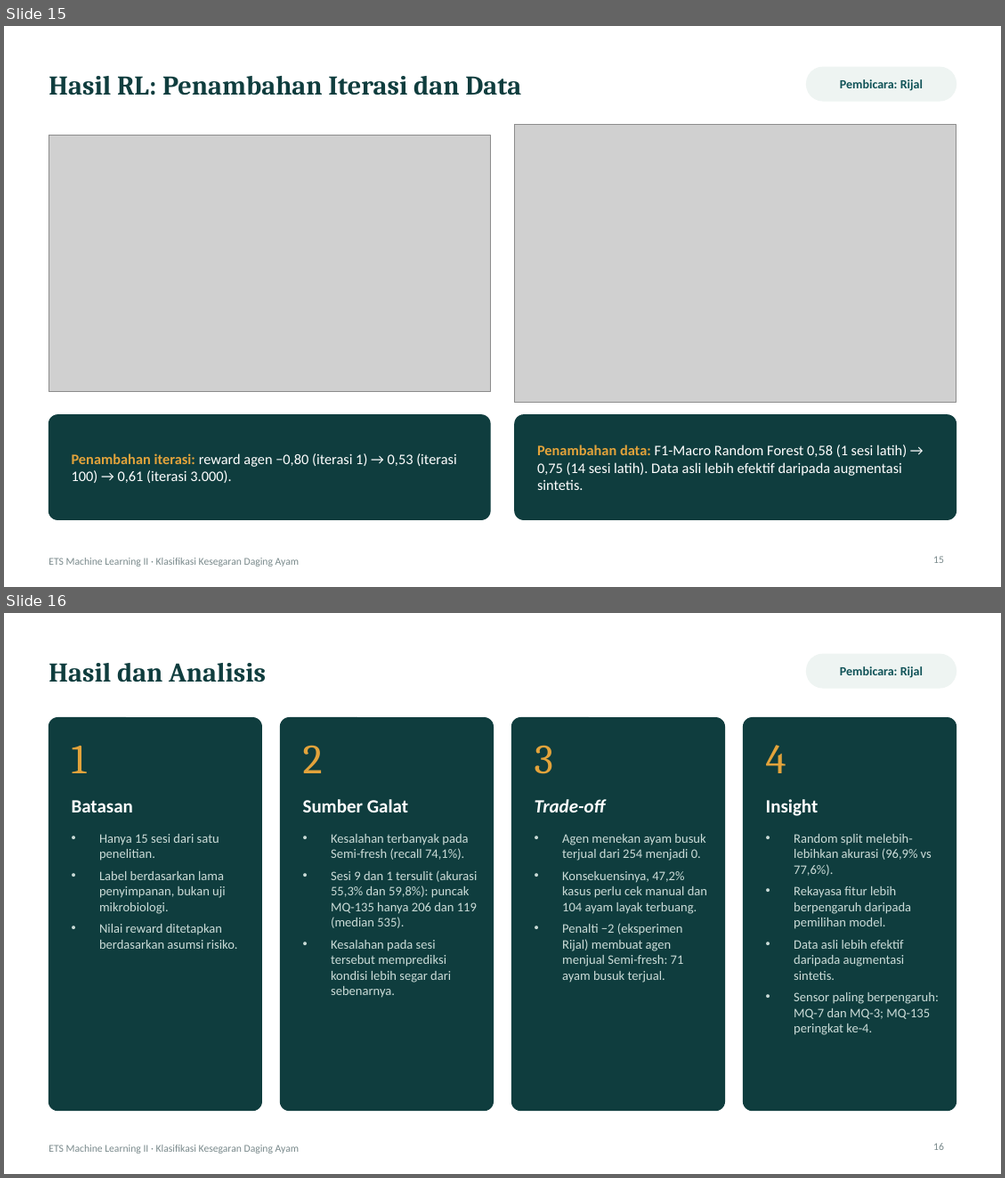
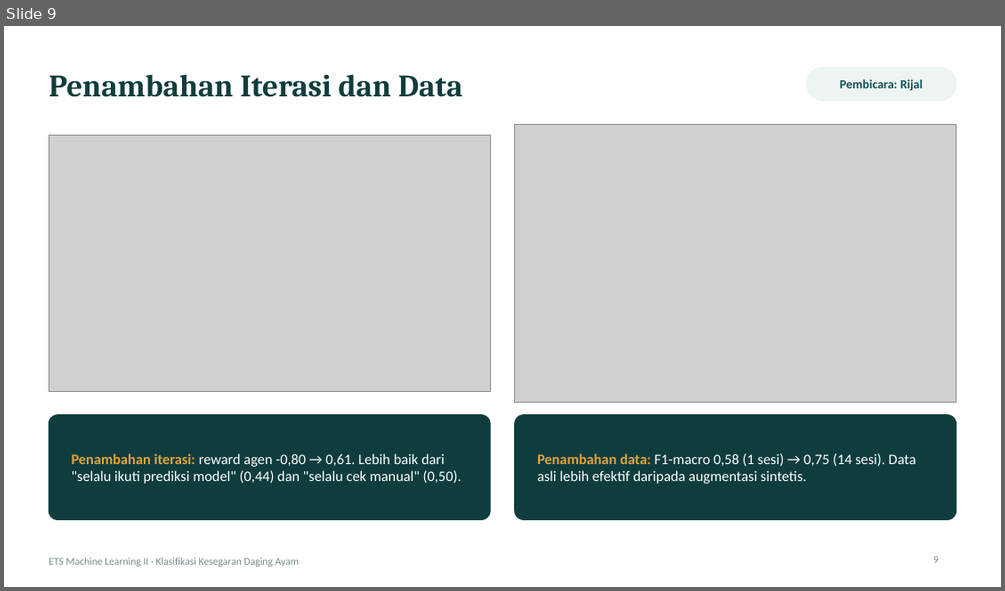
Before and after one commit to MuhammadErlanggaKurniawan/ets-ml2-kelompok, a slide deck: deck/ETS_ML2_Kesegaran_Ayam.pptx. Shown one above the other, each under a label of ours: slides 15 and 16 before the commit, slide 9 after it. The pictures are 1005x1178 and 1005x591 pixels, drawn with LibreOffice and Linux fonts; fonts in the diff are those of the drawing; grey boxes stand for pictures. Boxes give left, top, right and bottom in pixels: in the first picture for what was removed or moved away, otherwise in the second. Text is boxed around its words. In the diff, an @@ line names an element or a change of style, - is before the commit and + after.

```diff
--- a/deck/ETS_ML2_Kesegaran_Ayam.pptx
+++ b/deck/ETS_ML2_Kesegaran_Ayam.pptx
@@ slide 16 removed at [4, 613, 1001, 1174], background #FFFFFF; not listed: 1 template element that a slide beside it also shows @@
@@ title removed at [48, 663, 266, 682] @@
-Hasil dan Analisis
@@ rounded rectangle removed at [807, 654, 956, 688] @@
@@ text removed at [840, 666, 922, 678] @@
-Pembicara: Rijal
@@ rounded rectangle removed at [48, 718, 262, 1111] @@
@@ rounded rectangle removed at [281, 718, 494, 1111] @@
@@ rounded rectangle removed at [512, 718, 725, 1111] @@
@@ rounded rectangle removed at [744, 718, 956, 1111] @@
@@ text removed at [72, 746, 87, 773] @@
-1
@@ text removed at [303, 745, 323, 773] @@
-2
@@ text removed at [534, 745, 554, 774] @@
-3
@@ text removed at [766, 745, 786, 773] @@
-4
@@ text removed at [303, 799, 408, 812] @@
-Sumber Galat
@@ text removed at [534, 799, 606, 812] @@
-Trade-off
@@ text removed at [766, 799, 818, 816] @@
-Insight
@@ text removed at [72, 800, 133, 812] @@
-Batasan
@@ text removed at [99, 834, 238, 949] @@
-• Hanya 15 sesi dari satu penelitian.
-• Label berdasarkan lama penyimpanan, bukan uji mikrobiologi.
-• Nilai reward ditetapkan berdasarkan asumsi risiko.
@@ text removed at [331, 834, 477, 997] @@
-• Kesalahan terbanyak pada Semi-fresh (recall 74,1%).
-• Sesi 9 dan 1 tersulit (akurasi 55,3% dan 59,8%): puncak MQ-135 hanya 206 dan 119 (median 535).
-• Kesalahan pada sesi tersebut memprediksi kondisi lebih segar dari sebenarnya.
@@ text removed at [562, 834, 707, 982] @@
-• Agen menekan ayam busuk terjual dari 254 menjadi 0.
-• Konsekuensinya, 47,2% kasus perlu cek manual dan 104 ayam layak terbuang.
-• Penalti −2 (eksperimen Rijal) membuat agen menjual Semi-fresh: 71 ayam busuk terjual.
@@ text removed at [793, 834, 938, 1035] @@
-• Random split melebih-lebihkan akurasi (96,9% vs 77,6%).
-• Rekayasa fitur lebih berpengaruh daripada pemilihan model.
-• Data asli lebih efektif daripada augmentasi sintetis.
-• Sensor paling berpengaruh: MQ-7 dan MQ-3; MQ-135 peringkat ke-4.
@@ page number removed at [933, 1143, 944, 1150] @@
-16
@@ what was slide 15 is now slide 9 @@
@@ slide 9 changed as well @@
@@ title at [48, 74, 463, 97]: text changed; size 26 to 30 pt @@
-Hasil RL: Penambahan Iterasi dan Data
+Penambahan Iterasi dan Data
@@ text at [72, 453, 461, 483]: text changed @@
-Penambahan iterasi: reward agen −0,80 (iterasi 1) → 0,53 (iterasi 100) → 0,61 (iterasi 3.000).
+Penambahan iterasi: reward agen -0,80 → 0,61. Lebih baik dari "selalu ikuti prediksi model" (0,44) dan "selalu cek manual" (0,50).
@@ text at [537, 453, 916, 483]: text changed @@
-Penambahan data: F1-Macro Random Forest 0,58 (1 sesi latih) → 0,75 (14 sesi latih). Data asli lebih efektif daripada augmentasi sintetis.
+Penambahan data: F1-macro 0,58 (1 sesi) → 0,75 (14 sesi). Data asli lebih efektif daripada augmentasi sintetis.
@@ page number at [933, 556, 938, 563]: text changed @@
-15
+9
```
Also in this commit, not shown: 4 other slides changed, 7 slides added, 14 other slides removed, 1 other file.
